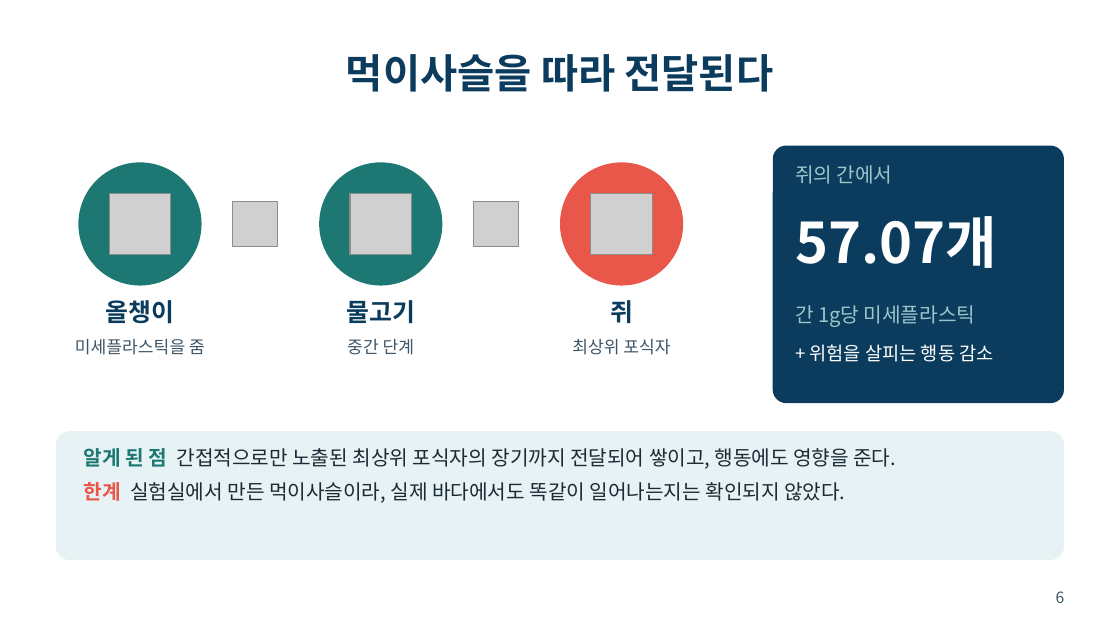
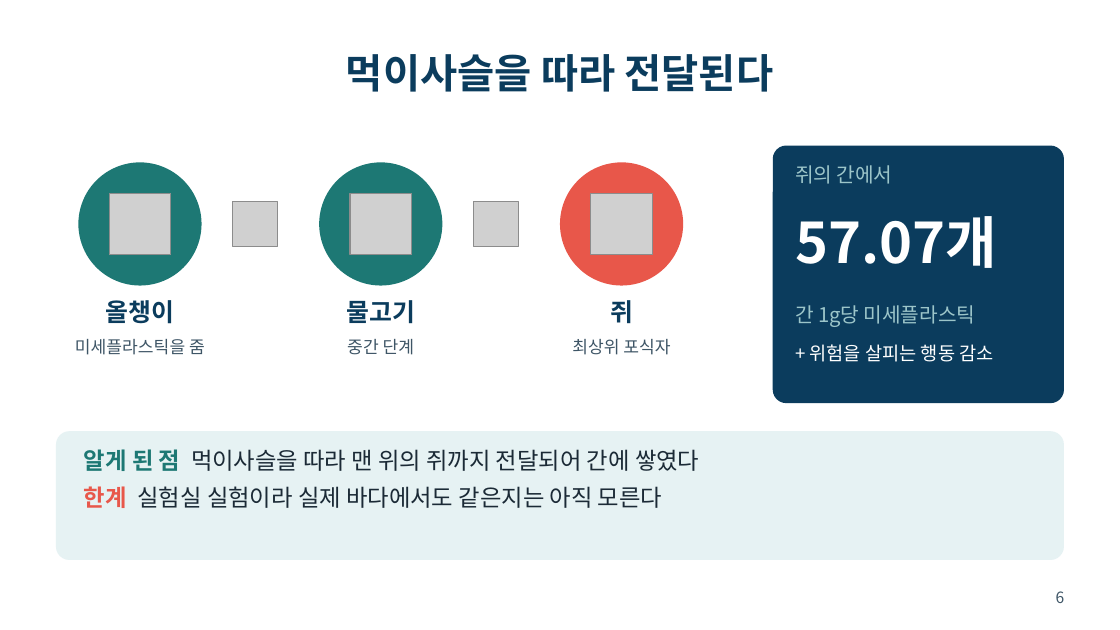
Before and after one commit to packsunjin/Graph, a slide deck: slide 6 of reports/미세플라스틱_발표_10605_박선진.pptx. Drawn at 1120x630 pixels with LibreOffice and Linux fonts; fonts in the diff are those of the drawing; grey boxes stand for pictures. Boxes give left, top, right and bottom in pixels: in the first picture for what was removed or moved away, otherwise in the second. Text is boxed around its words. In the diff, an @@ line names an element or a change of style, - is before the commit and + after.

```diff
--- a/reports/미세플라스틱_발표_10605_박선진.pptx
+++ b/reports/미세플라스틱_발표_10605_박선진.pptx
@@ text at [84,449,699,508]: text changed; size 13 to 15 pt @@
-알게 된 점 간접적으로만 노출된 최상위 포식자의 장기까지 전달되어 쌓이고, 행동에도 영향을 준다.
-한계 실험실에서 만든 먹이사슬이라, 실제 바다에서도 똑같이 일어나는지는 확인되지 않았다.
+알게 된 점 먹이사슬을 따라 맨 위의 쥐까지 전달되어 간에 쌓였다
+한계 실험실 실험이라 실제 바다에서도 같은지는 아직 모른다
```
Also in this commit, not shown: 2 other slides changed, 2 slides added, 1 slide removed, 1 other file.
